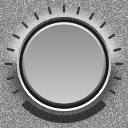
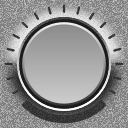
Two versions of the same layered image (128 x 128). Layer-by-layer changes:
renamed "knob1_base.png" to "knob.png", painted on it over [1, 3, 127, 124]
